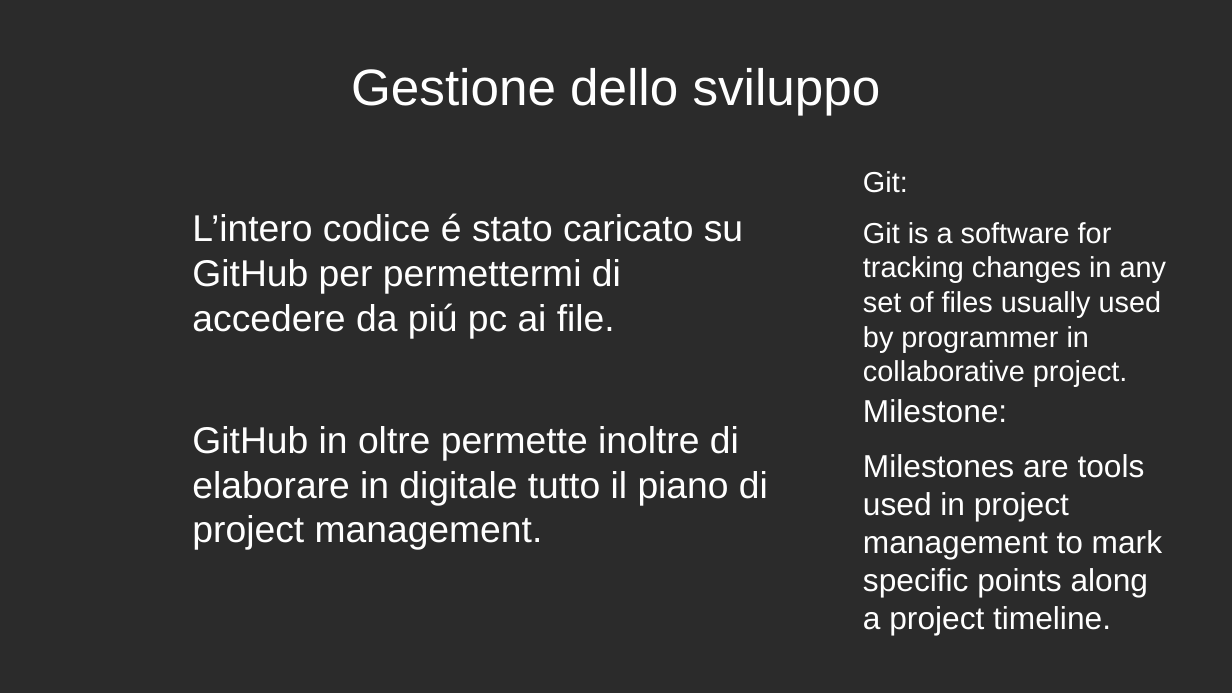
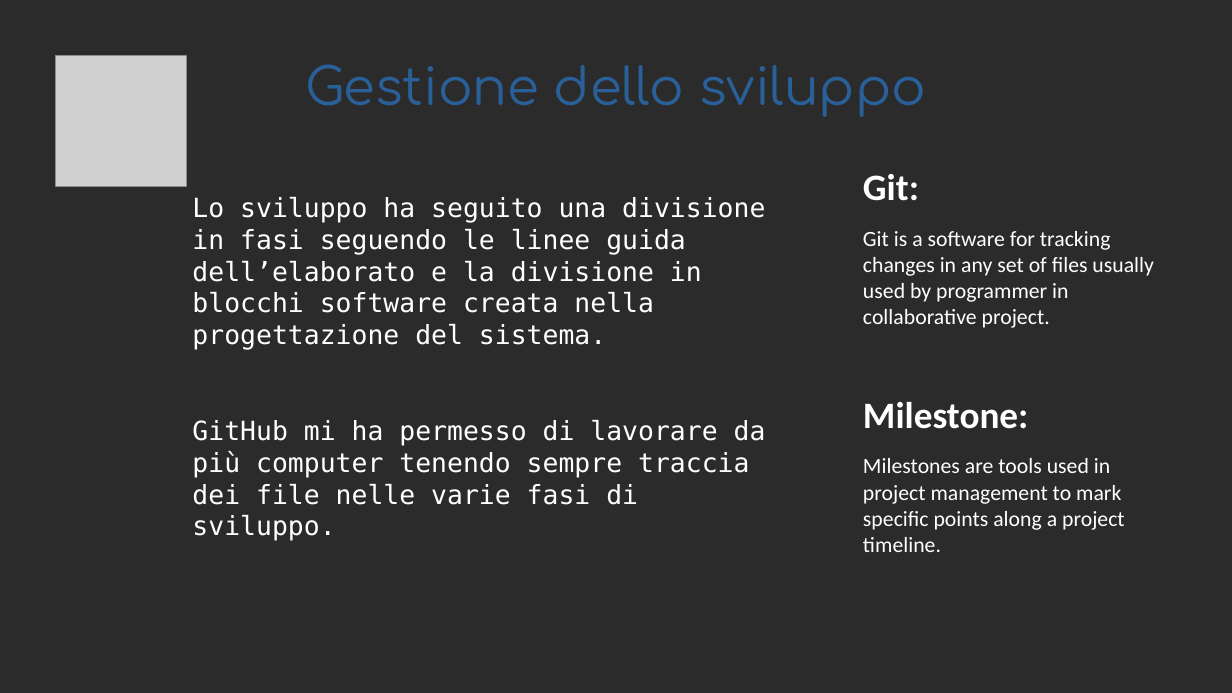
Before and after one commit to WAPEETY/media-way, a slide deck: slide 12 of proof_of_concept/esame_di_stato.odp. Drawn at 1232x693 pixels with LibreOffice and Linux fonts; fonts in the diff are those of the drawing; grey boxes stand for pictures; background and template pictures are left out; a plain dark background stands for a picture behind light text. Boxes give left, top, right and bottom in pixels: in the first picture for what was removed or moved away, otherwise in the second. Text is boxed around its words. In the diff, an @@ line names an element or a change of style, - is before the commit and + after.

```diff
--- a/proof_of_concept/esame_di_stato.odp
+++ b/proof_of_concept/esame_di_stato.odp
@@ title "Gestione dello sviluppo" at [306,64,926,117]: font Arial to Comfortaa, text colour #FFFFFF to #2A6099 @@
@@ picture added at [56,56,187,187] @@
@@ text "Git:" at [863,174,1154,328]: size 18.6 to 24 pt, bold on in "Git:"; font Arial to Calibri, size 18.6 to 14 pt @@
@@ text at [192,197,766,541]: text changed; size 24 to 17 pt; font Arial to DejaVu Sans Mono @@
-L’intero codice é stato caricato su GitHub per permettermi di accedere da piú pc ai file.
-GitHub in oltre permette inoltre di elaborare in digitale tutto il piano di project management.
+Lo sviluppo ha seguito una divisione in fasi seguendo le linee guida dell’elaborato e la divisione in blocchi software creata nella progettazione del sistema.
+GitHub mi ha permesso di lavorare da più computer tenendo sempre traccia dei file nelle varie fasi di sviluppo.
@@ text "Milestone:" at [863,402,1125,552]: size 20.4 to 24 pt, bold on in "Milestone:"; font Arial to Calibri; size 20.4 to 14 pt in "Milestones are tools used in project management ..." @@
```
Also in this commit, not shown: 11 other slides changed, 1 slide added, 1 slide removed, 12 other files.
